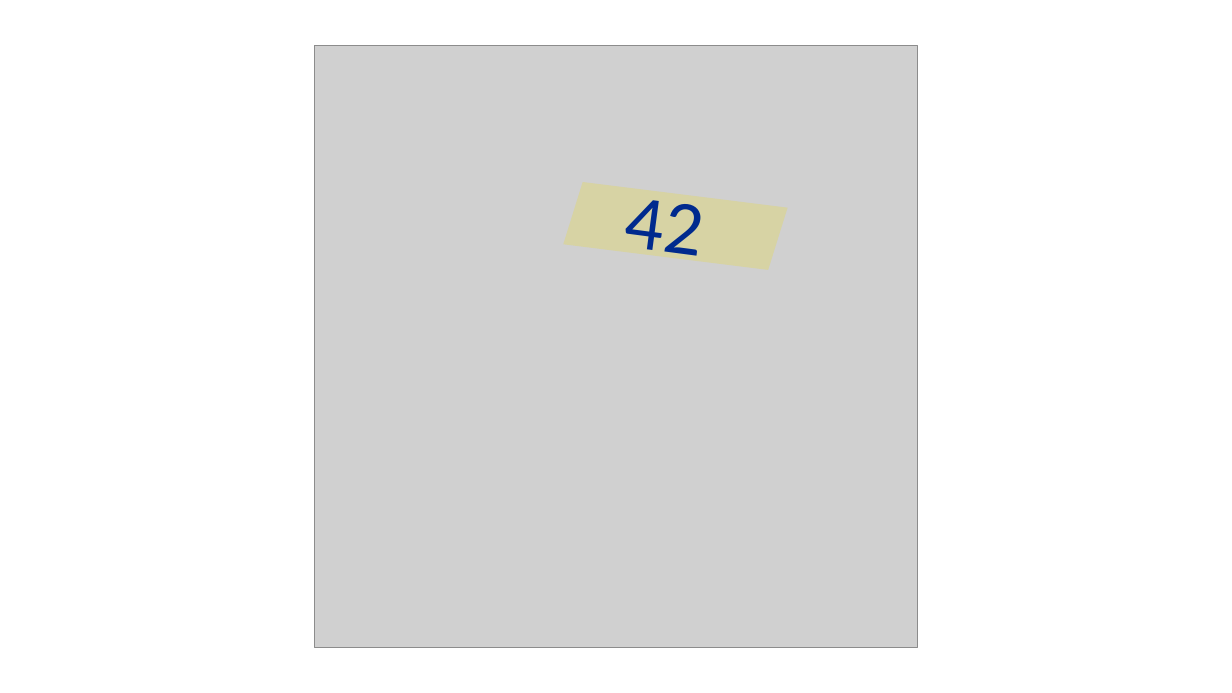
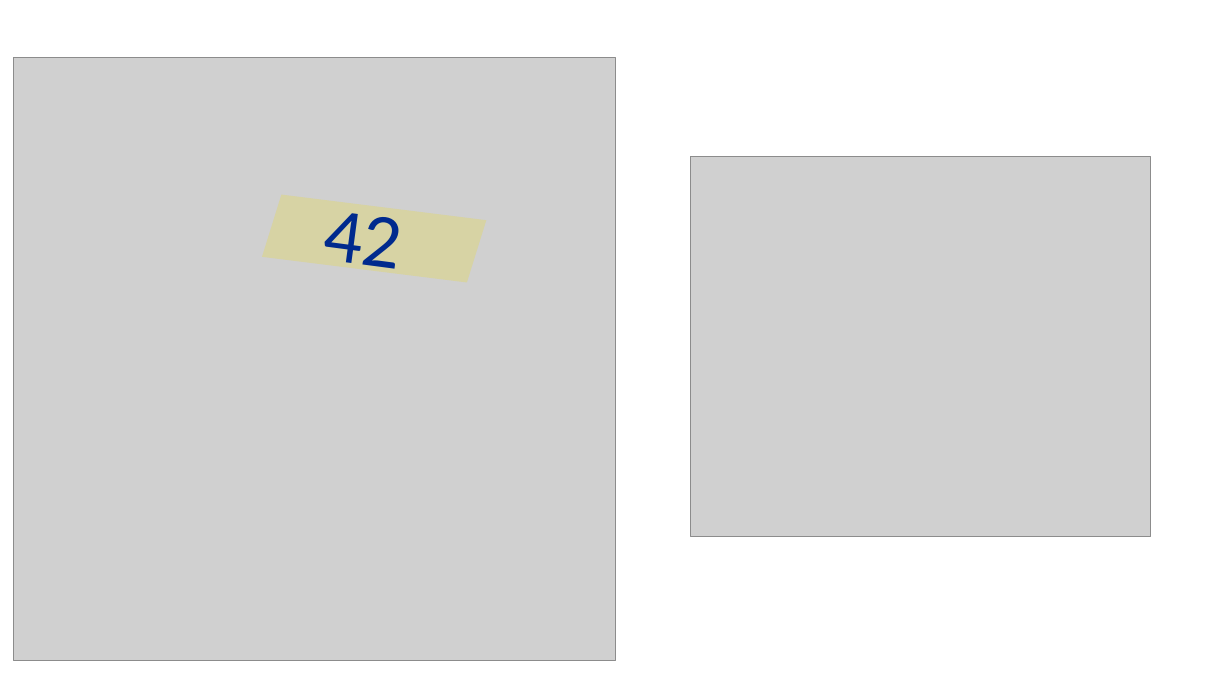
Before and after one commit to Zastupic/cyano-tools, a slide deck: slide 10 of website/static/files/images for website.pptx (slide 9 before the commit). Drawn at 1232x693 pixels with LibreOffice and Linux fonts; fonts in the diff are those of the drawing; grey boxes stand for pictures. Boxes give left, top, right and bottom in pixels: in the first picture for what was removed or moved away, otherwise in the second. Text is boxed around its words. In the diff, an @@ line names an element or a change of style, - is before the commit and + after.

```diff
--- a/website/static/files/images for website.pptx
+++ b/website/static/files/images for website.pptx
@@ picture: place and size @@
-picture at box(315, 45, 918, 648)
+picture at box(14, 58, 616, 661)
@@ text "42": place and size @@
-text "42" at box(623, 182, 700, 269)
+text "42" at box(321, 195, 398, 282)
@@ picture added at box(690, 156, 1151, 536) @@
@@ parallelogram: place and size @@
-parallelogram at box(563, 181, 788, 271)
+parallelogram at box(262, 193, 486, 283)
```
Also in this commit, not shown: 4 other slides changed, 6 slides added, 2 slides removed, 42 other files.
